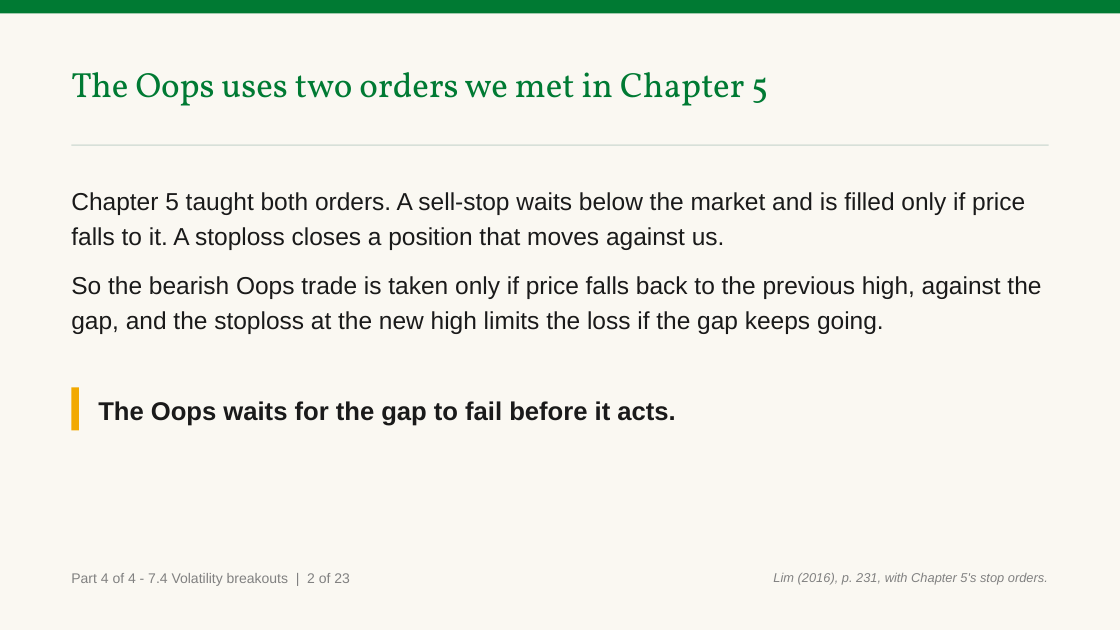
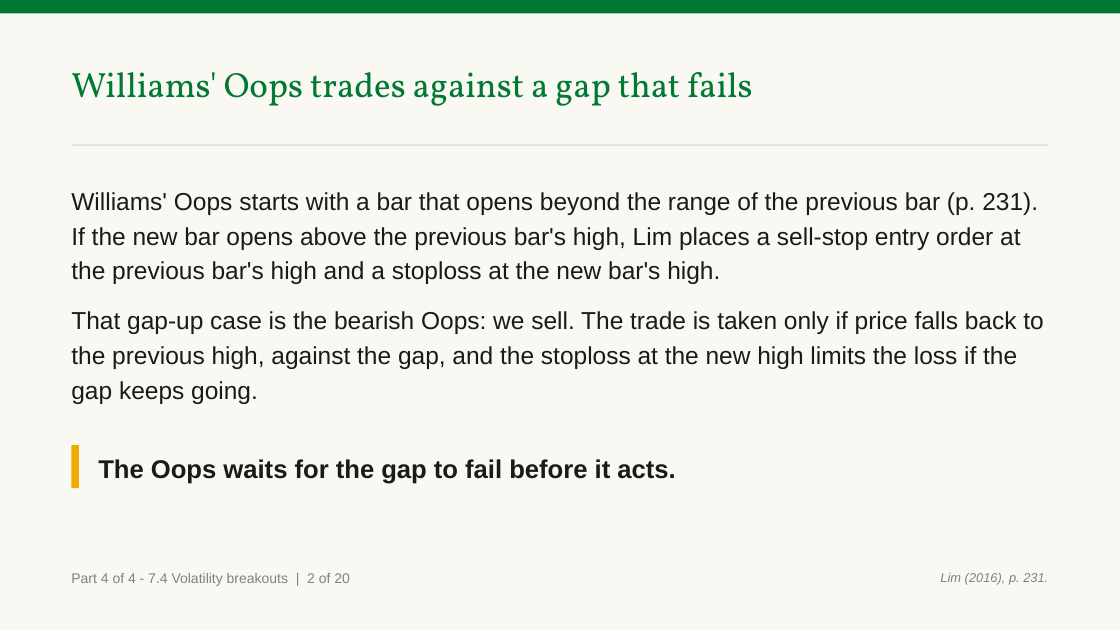
Before and after one commit to benjiesotelo-sudo/Telos_FIN1209, a slide deck: slide 222 of chapter-07/FIN1209-Chapter-07.pptx. Drawn at 1120x630 pixels with LibreOffice and Linux fonts; fonts in the diff are those of the drawing. Boxes give left, top, right and bottom in pixels: in the first picture for what was removed or moved away, otherwise in the second. Text is boxed around its words. In the diff, an @@ line names an element or a change of style, - is before the commit and + after.

```diff
--- a/chapter-07/FIN1209-Chapter-07.pptx
+++ b/chapter-07/FIN1209-Chapter-07.pptx
@@ text at bbox=[71, 72, 752, 106]: text changed @@
-The Oops uses two orders we met in Chapter 5
+Williams' Oops trades against a gap that fails
@@ text at bbox=[71, 192, 1043, 404]: text changed @@
-Chapter 5 taught both orders. A sell-stop waits below the market and is filled only if price falls to it. A stoploss closes a position that moves against us.
-So the bearish Oops trade is taken only if price falls back to the previous high, against the gap, and the stoploss at the new high limits the loss if the gap keeps going.
+Williams' Oops starts with a bar that opens beyond the range of the previous bar (p. 231). If the new bar opens above the previous bar's high, Lim places a sell-stop entry order at the previous bar's high and a stoploss at the new bar's high.
+That gap-up case is the bearish Oops: we sell. The trade is taken only if price falls back to the previous high, against the gap, and the stoploss at the new high limits the loss if the gap keeps going.
@@ rectangle: place and size @@
-rectangle at bbox=[71, 387, 79, 430]
+rectangle at bbox=[71, 445, 79, 488]
@@ text "The Oops waits for the ...": place and size @@
-text "The Oops waits for the ..." at bbox=[98, 401, 675, 426]
+text "The Oops waits for the ..." at bbox=[98, 459, 675, 484]
@@ text at bbox=[71, 573, 350, 586]: text changed @@
-Part 4 of 4 - 7.4 Volatility breakouts | 2 of 23
+Part 4 of 4 - 7.4 Volatility breakouts | 2 of 20
@@ text at bbox=[940, 573, 1048, 585]: text changed @@
-Lim (2016), p. 231, with Chapter 5's stop orders.
+Lim (2016), p. 231.
```
Also in this commit, not shown: 55 other slides changed, 6 slides added, 3 slides removed, 4 other files.
